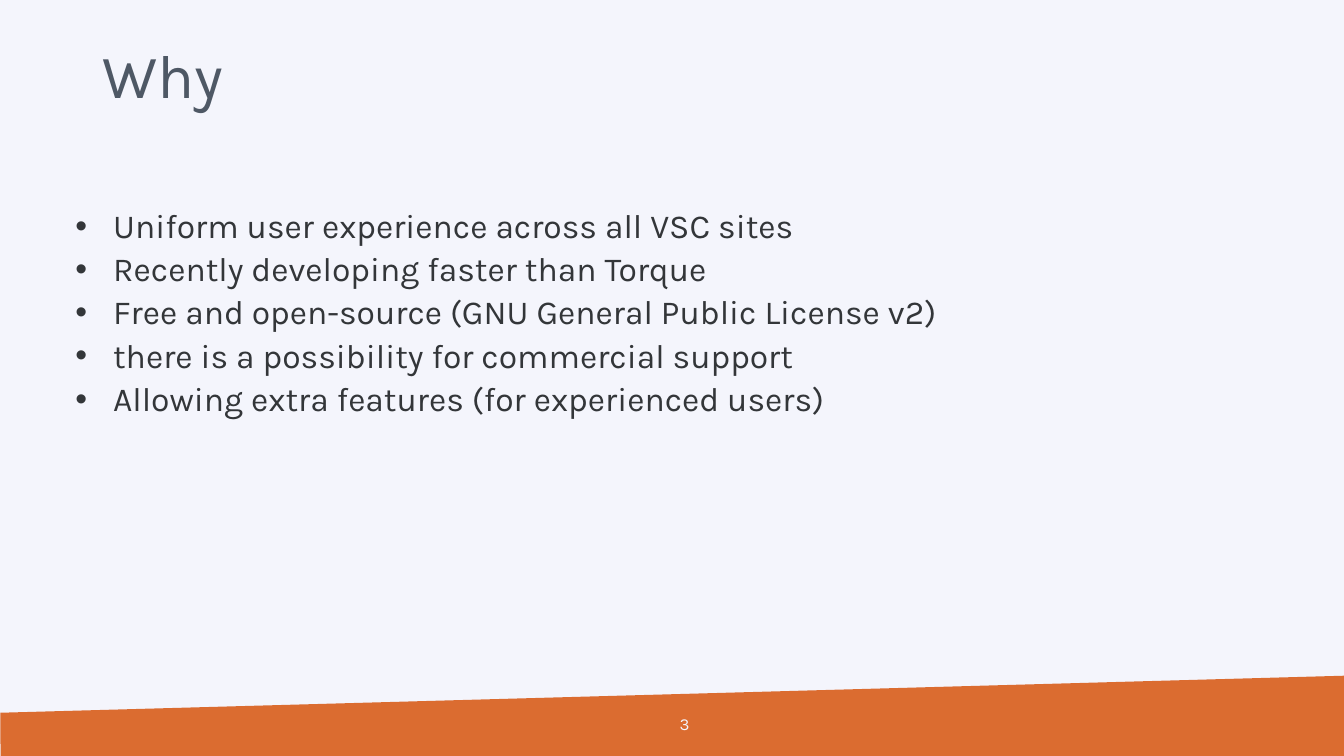
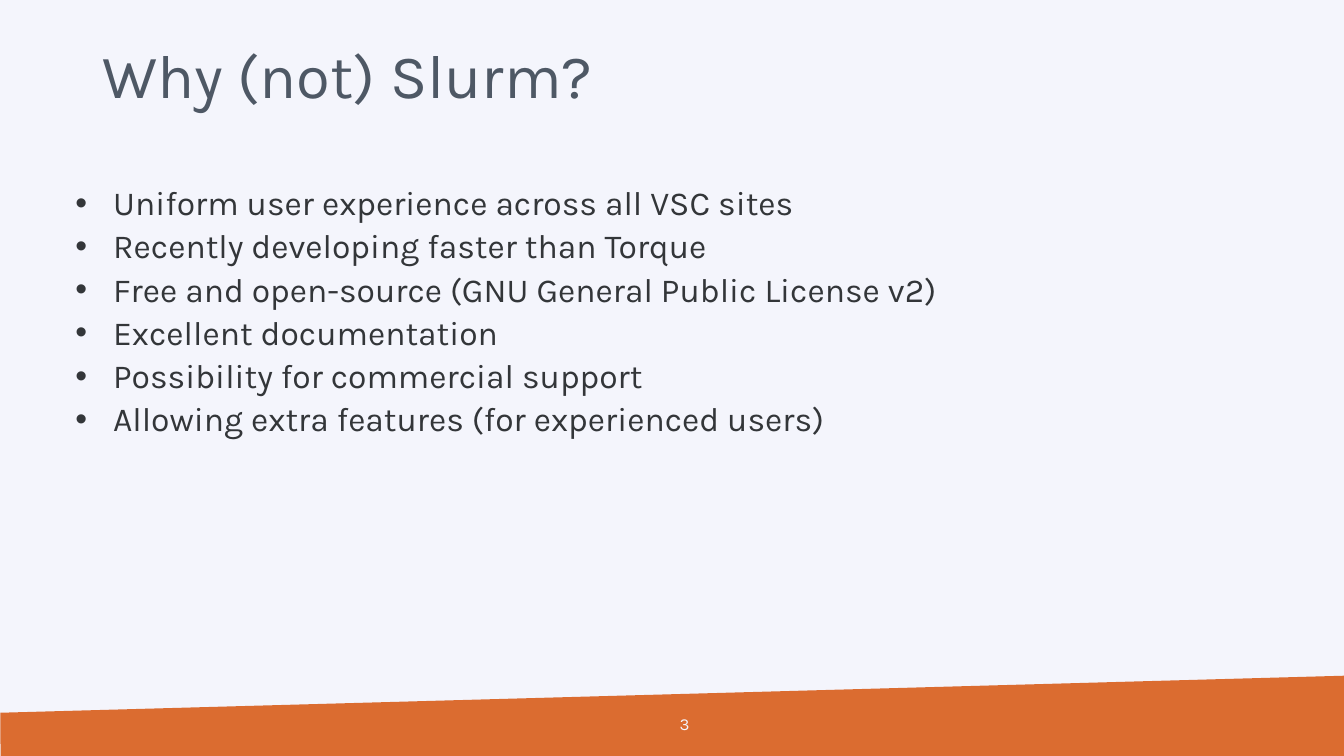
Before and after one commit to hpcleuven/Slurm-lunchbox, a slide deck: slide 3 of Slurm_Lunchbox.pptx. Drawn at 1344x756 pixels with LibreOffice and Linux fonts; fonts in the diff are those of the drawing; background and template pictures are left out. Boxes give left, top, right and bottom in pixels: in the first picture for what was removed or moved away, otherwise in the second. Text is boxed around its words. In the diff, an @@ line names an element or a change of style, - is before the commit and + after.

```diff
--- a/Slurm_Lunchbox.pptx
+++ b/Slurm_Lunchbox.pptx
@@ text at [102,53,592,113]: text changed @@
-Why
+Why (not) Slurm?
@@ text "Uniform user experience across all ...": place and size @@
-text "Uniform user experience across all ..." at [113,215,936,420]
+text "Uniform user experience across all ..." at [113,192,936,440]
@@ text at [113,322,642,396]: text changed @@
-  • there is a possibility for commercial support
+  • Excellent documentation
+  • Possibility for commercial support
```
Also in this commit, not shown: 5 other slides changed.
